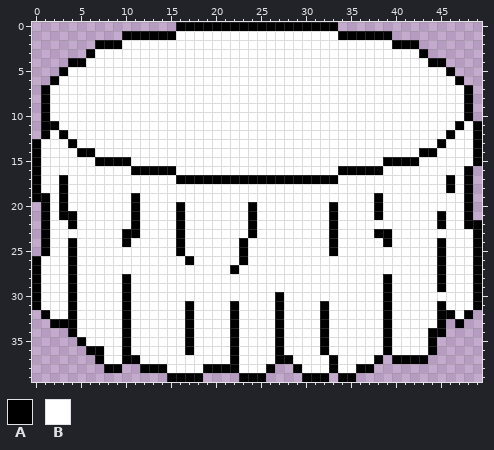
File history of a pixel-art sprite, trunk/LarryTheDishGuy/data/table.png. Above is the file before it was changed.
The file is 50x40 pixels.
Palette (. is transparent): A #000000  B #ffffff
Pixels before, first column x 0:
 0 ................AAAAAAAAAAAAAAAAAA................
 1 ..........AAAAAABBBBBBBBBBBBBBBBBBAAAAAA..........
 2 .......AAABBBBBBBBBBBBBBBBBBBBBBBBBBBBBBAAA.......
 3 ......ABBBBBBBBBBBBBBBBBBBBBBBBBBBBBBBBBBBBA......
 4 ....AABBBBBBBBBBBBBBBBBBBBBBBBBBBBBBBBBBBBBBAA....
 5 ...ABBBBBBBBBBBBBBBBBBBBBBBBBBBBBBBBBBBBBBBBBBA...
 6 ..ABBBBBBBBBBBBBBBBBBBBBBBBBBBBBBBBBBBBBBBBBBBBA..
 7 .ABBBBBBBBBBBBBBBBBBBBBBBBBBBBBBBBBBBBBBBBBBBBBBA.
 8 .ABBBBBBBBBBBBBBBBBBBBBBBBBBBBBBBBBBBBBBBBBBBBBBA.
 9 .ABBBBBBBBBBBBBBBBBBBBBBBBBBBBBBBBBBBBBBBBBBBBBBA.
10 .ABBBBBBBBBBBBBBBBBBBBBBBBBBBBBBBBBBBBBBBBBBBBBBA.
11 .AABBBBBBBBBBBBBBBBBBBBBBBBBBBBBBBBBBBBBBBBBBBBABA
12 .ABABBBBBBBBBBBBBBBBBBBBBBBBBBBBBBBBBBBBBBBBBBABBA
13 ABBBABBBBBBBBBBBBBBBBBBBBBBBBBBBBBBBBBBBBBBBBABBBA
14 ABBBBAABBBBBBBBBBBBBBBBBBBBBBBBBBBBBBBBBBBBAABBBBA
15 ABBBBBBAAAABBBBBBBBBBBBBBBBBBBBBBBBBBBBAAAABBBBBBA
16 ABBBBBBBBBBAAAAABBBBBBBBBBBBBBBBBBAAAAABBBBBBBBBA.
17 ABBABBBBBBBBBBBBAAAAAAAAAAAAAAAAAABBBBBBBBBBBBABA.
18 ABBABBBBBBBBBBBBBBBBBBBBBBBBBBBBBBBBBBBBBBBBBBABA.
19 AABABBBBBBBABBBBBBBBBBBBBBBBBBBBBBBBBBABBBBBBBBBA.
20 .ABABBBBBBBABBBBABBBBBBBABBBBBBBBABBBBABBBBBBBBBA.
21 .ABAABBBBBBABBBBABBBBBBBABBBBBBBBABBBBABBBBBBABBA.
22 .ABBABBBBBBABBBBABBBBBBBABBBBBBBBABBBBBBBBBBBABBAA
23 .ABBBBBBBBAABBBBABBBBBBBABBBBBBBBABBBBAABBBBBBBBBA
24 .ABBABBBBBABBBBBABBBBBBABBBBBBBBBABBBBBABBBBBABBBA
25 .ABBABBBBBBBBBBBABBBBBBABBBBBBBBBABBBBBBBBBBBABBBA
26 ABBBABBBBBBBBBBBBABBBBBABBBBBBBBBBBBBBBBBBBBBABBBA
27 ABBBABBBBBBBBBBBBBBBBBABBBBBBBBBBBBBBBBBBBBBBABBBA
28 ABBBABBBBBABBBBBBBBBBBBBBBBBBBBBBBBBBBBABBBBBABBBA
29 ABBBABBBBBABBBBBBBBBBBBBBBBBBBBBBBBBBBBABBBBBABBBA
30 ABBBABBBBBABBBBBBBBBBBBBBBBABBBBBBBBBBBABBBBBBBBBA
31 ABBBABBBBBABBBBBBABBBBABBBBABBBBABBBBBBABBBBBABBBA
32 .ABBABBBBBABBBBBBABBBBABBBBABBBBABBBBBBABBBBBAABA.
33 ..AAABBBBBABBBBBBABBBBABBBBABBBBABBBBBBABBBBBA.A..
34 ....ABBBBBABBBBBBABBBBABBBBABBBBABBBBBBABBBBAA....
35 .....ABBBBABBBBBBABBBBABBBBABBBBABBBBBBABBBBA.....
36 ......AABBABBBBBBABBBBABBBBABBBBABBBBBBABBBBA.....
37 .......ABBAABBBBBBBBBBABBBBAABBBBABBBBA.AAAA......
38 ........AA..AAABBBBAAAABBBA..ABBBABBAA............
39 ...............AAAA....AAA....AAA.AA..............
Now the later version:
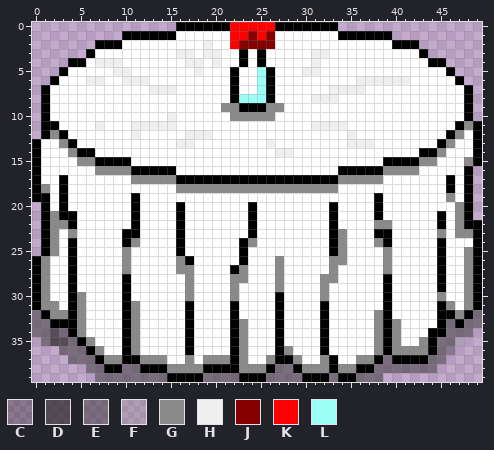
Colours new in this view: C #0000004d  D #1c1c1ca8  E #34343483  F #7f7f7f4d  G #8a8a8a  H #f0efef  J #850000  K #ff0000  L #9bfff7
The edit:
y 0: x 22..26 AAAAA -> KKKKK
y 1: x 22..26 BBBBB -> KKJKJ
y 2: x 19 B -> H; x 22..26 BBBBB -> KJJJJ
y 3: x 16..17 BB -> HH; x 19..20 BB -> HH; x 23 B -> A; x 25 B -> A; x 31..32 BB -> HH
y 4: x 7..9 BBB -> HHH; x 17..18 BB -> HH; x 20 B -> H; x 23 B -> A; x 25 B -> A; x 31 B -> H
y 5: x 9..10 BB -> HH; x 18 B -> H; x 22 B -> A; x 25..26 BB -> LA; x 30..31 BB -> HH
y 6: x 6..7 BB -> HH; x 10..12 BBB -> HHH; x 22 B -> A; x 25..26 BB -> LA; x 36..41 BBBBBB -> HHHHHH
y 7: x 13..15 BBB -> HHH; x 22 B -> A; x 25..26 BB -> LA; x 33..36 BBBB -> HHHH
y 8: x 22..26 BBBBB -> ALLLA; x 31..33 BBB -> HHH
y 9: x 21..27 BBBBBBB -> GGAAAGG
y 10: x 15 B -> H; x 22..26 BBBBB -> GGGGG
y 11: x 7 B -> H; x 11..15 BBBBB -> HHHHH; x 31..34 BBBB -> HHHH; x 48 B -> G
y 12: x 2 B -> G; x 11 B -> H; x 17..19 BBB -> HHH; x 35 B -> H; x 47 B -> G
y 13: x 3 B -> G; x 16..17 BB -> HH; x 26 B -> H; x 35..37 BBB -> HHH; x 46 B -> G
y 14: x 4 B -> G; x 27..28 BB -> HH; x 45 B -> G
y 15: x 5..6 BB -> GG; x 43..44 BB -> GG; x 48 B -> G
y 16: x 7..10 BBBB -> GGGG; x 39..42 BBBB -> GGGG
y 17: x 11..15 BBBBB -> GGGGG; x 34..38 BBBBB -> GGGGG
y 18: x 1 B -> G; x 16..33 BBBBBBBBBBBBBBBBBB -> GGGGGGGGGGGGGGGGGG
y 19: x 46 B -> G
y 20: x 47 B -> G
y 21: x 2 B -> G; x 47 B -> G
y 22: x 2..3 BB -> GG; x 38..39 BB -> GG; x 47 B -> G
y 23: x 2 B -> G; x 4 B -> G; x 34 B -> G; x 45 B -> G; x 47..48 BB -> GG
y 24: x 2 B -> G; x 11 B -> G; x 24 B -> G; x 34 B -> G; x 38 B -> G
y 25: x 2 B -> G; x 10 B -> G; x 34 B -> G; x 39 B -> G; x 48 B -> G
y 26: x 1 B -> G; x 10 B -> G; x 16 B -> G; x 27 B -> G; x 33..34 BB -> GG; x 39 B -> G; x 48 B -> G
y 27: x 1 B -> G; x 10 B -> G; x 16..17 BB -> GG; x 23 B -> G; x 27 B -> G; x 33 B -> G; x 39 B -> G; x 48 B -> G
y 28: x 1 B -> G; x 17 B -> G; x 22..23 BB -> GG; x 27 B -> G; x 32..33 BB -> GG; x 48 B -> G
y 29: x 1 B -> G; x 17 B -> G; x 22 B -> G; x 27 B -> G; x 32 B -> G; x 48 B -> G
y 30: x 1 B -> G; x 5 B -> G; x 17 B -> G; x 22 B -> G; x 32 B -> G; x 45 B -> G; x 48 B -> G
y 31: x 1..2 BB -> GG; x 5 B -> G; x 11 B -> G; x 46 B -> G; x 48 B -> G
y 32: x 0 . -> E; x 2..3 BB -> GG; x 5 B -> G; x 11 B -> G; x 38 B -> G; x 47 B -> G; x 49 . -> E
y 33: x 0..1 .. -> EE; x 5 B -> G; x 11 B -> G; x 23 B -> G; x 38 B -> G; x 40 B -> G; x 46 . -> E; x 48..49 .. -> EE
y 34: x 0..3 .... -> EEDE; x 5 B -> G; x 11 B -> G; x 23 B -> G; x 38 B -> G; x 40 B -> G; x 46..48 ... -> EEE
y 35: x 1..4 .... -> EDDE; x 6 B -> G; x 11 B -> G; x 23 B -> G; x 38 B -> G; x 40 B -> G; x 43 B -> G; x 45..47 ... -> EEF
y 36: x 3..5 ... -> EEE; x 7 A -> G; x 11 B -> G; x 23 B -> G; x 28 B -> G; x 38 B -> G; x 40..43 BBBB -> GGGG; x 45..46 .. -> EC
y 37: x 4..6 ... -> EEE; x 8..9 BB -> GG; x 12..14 BBB -> GGG; x 17 B -> G; x 19..21 BBB -> GGG; x 23 B -> G; x 26 B -> G; x 29 B -> G; x 32 B -> G; x 36..37 BB -> GG; x 39 . -> E; x 44..45 .. -> EE
y 38: x 6..7 .. -> EE; x 10..11 .. -> EE; x 15..18 BBBB -> GGGG; x 23..25 BBB -> GGG; x 27..28 .. -> EE; x 30..32 BBB -> GGG; x 34..35 BB -> GG; x 38..44 ....... -> EEEEEEE
y 39: x 7..14 ........ -> EEEEEEEE; x 19..22 .... -> EEEE; x 26..29 .... -> EEEE; x 33 . -> E; x 36..38 ... -> EEE
